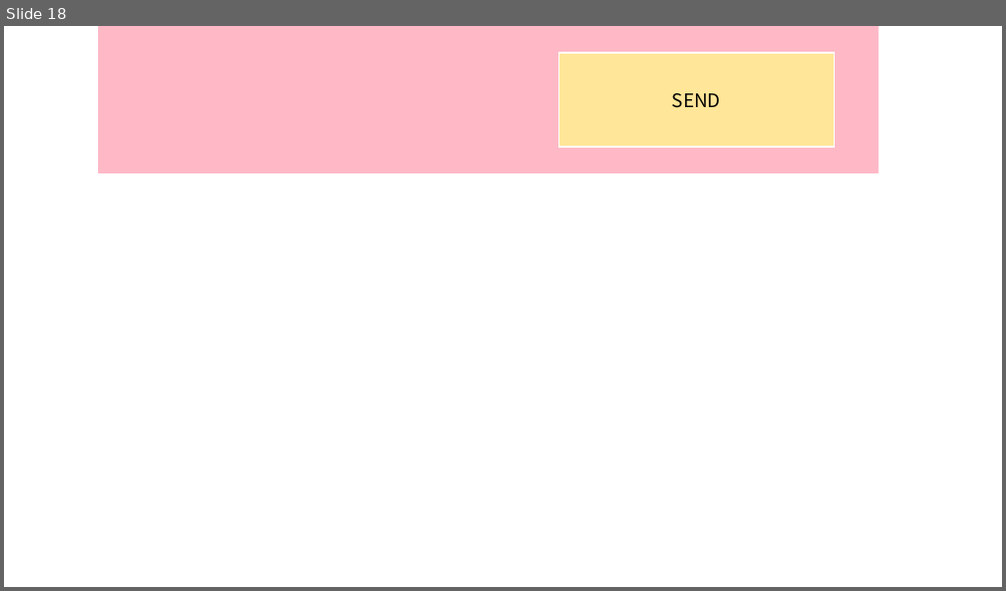
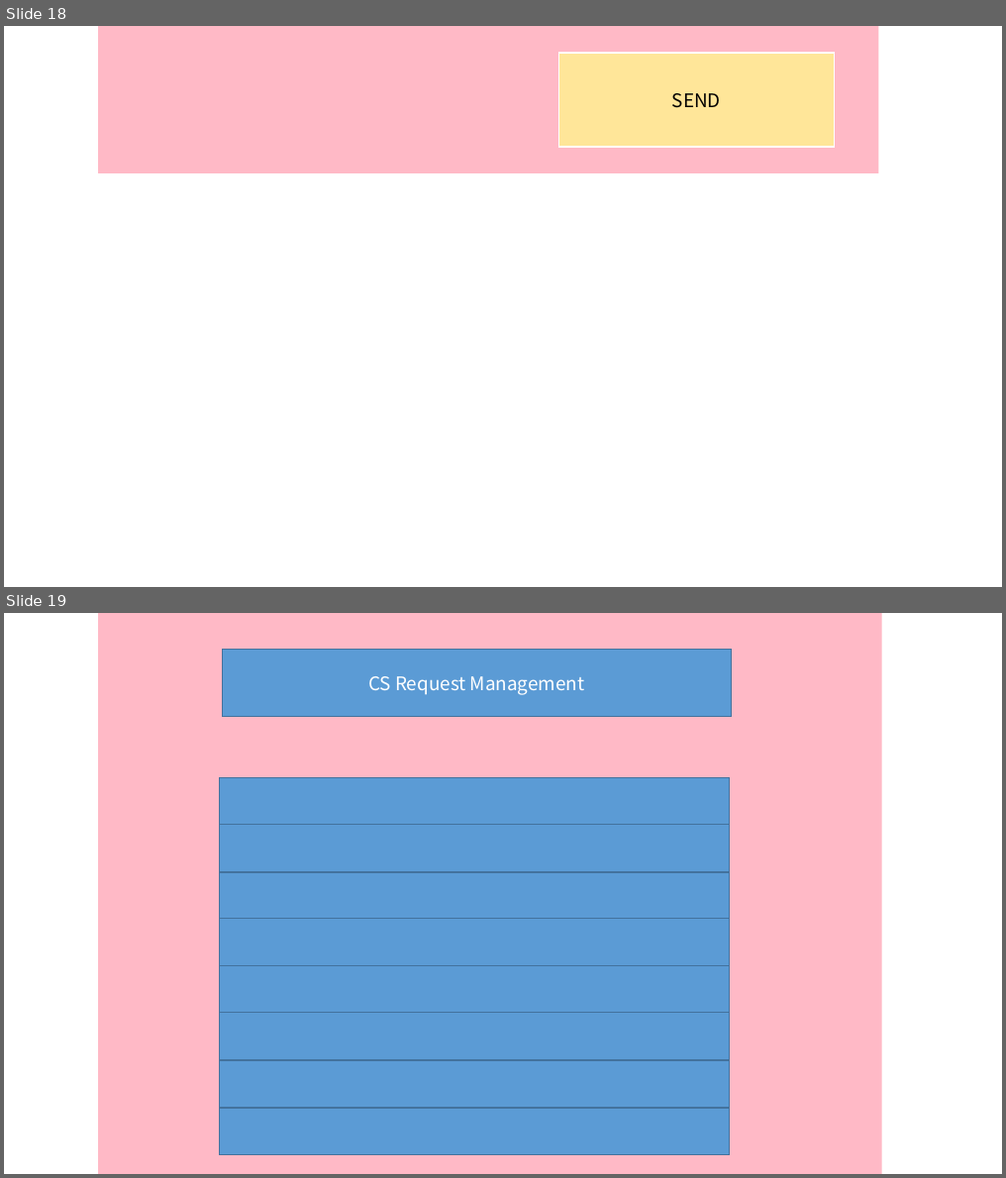
Before and after one commit to lectykim/sreview, a slide deck: hi/view powerpoint.pptx. Shown one above the other, each under a label of ours: slide 18 before the commit, slides 18 and 19 after it. The pictures are 1006x591 and 1006x1178 pixels, drawn with LibreOffice and Linux fonts; fonts in the diff are those of the drawing. Boxes give left, top, right and bottom in pixels: in the first picture for what was removed or moved away, otherwise in the second. Text is boxed around its words. In the diff, an @@ line names an element or a change of style, - is before the commit and + after.

Commit message:
cs counseling management page

```diff
--- a/hi/view powerpoint.pptx
+++ b/hi/view powerpoint.pptx
@@ slide 19 added at [4,613,1002,1174], background #FFFFFF @@
@@ rectangle added at [98,613,882,1174], fill #FFB9C6 @@
@@ rectangle added at [222,650,731,717], fill #5B9BD5, outline #43739E 1 pt, 18 pt, text #FFFFFF @@
+CS Request Management
@@ rectangle added at [219,777,729,825], fill #5B9BD5, outline #43739E 1 pt @@
@@ rectangle added at [219,825,729,872], fill #5B9BD5, outline #43739E 1 pt @@
@@ rectangle added at [219,872,729,920], fill #5B9BD5, outline #43739E 1 pt @@
@@ rectangle added at [219,919,729,966], fill #5B9BD5, outline #43739E 1 pt @@
@@ rectangle added at [219,965,729,1013], fill #5B9BD5, outline #43739E 1 pt @@
@@ rectangle added at [219,1013,729,1059], fill #5B9BD5, outline #43739E 1 pt @@
@@ rectangle added at [219,1060,729,1108], fill #5B9BD5, outline #43739E 1 pt @@
@@ rectangle added at [219,1108,729,1155], fill #5B9BD5, outline #43739E 1 pt @@
```
Also in this commit, not shown: 1 slide changed, 3 other files.
